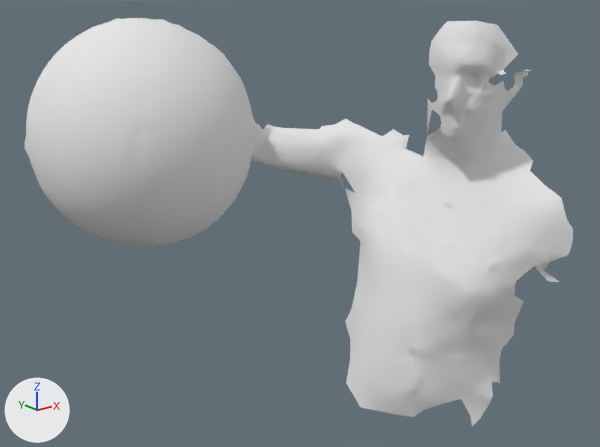
One commit to the OBJ model res/tangential2/LargeSphere_tangential_02.000032.obj: the scene before it, then after it.
One viewpoint serves both versions: a 50 mm camera at (-86.0, -655.0, 236.0) aimed at (756.0, 397.0, -185.0). The lights are fixed; the arrows at lower left show +X, +Y and +Z. Where no turn or scale is listed for an object, it has been applied to the vertices.

The first picture shows 'LargeSphere_tangential_02.000032'.
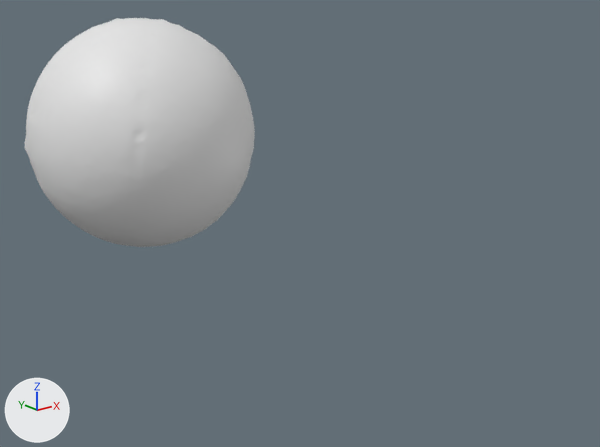
Boxes (x1, y1, x2, y2) around the edits, measured in the pictures (600 x 447 px):
```json
{"object": "LargeSphere_tangential_02.000032", "change": "reshaped", "before": [25, 18, 573, 426], "after": [25, 18, 255, 247], "on screen": "58% narrower, 44% shorter"}
{"part": 1, "of": "me_largesphere_tangential_02_000032", "change": "deleted", "before": [251, 21, 573, 426]}
```

Scene script edits in JSON lines:
```json
{"block": "me_largesphere_tangential_02_000032", "where": "me_largesphere_tangential_02_000032.from_pydata(...)  # 7079 vertices, 13942 faces; spans x 282.0..1154.0, y 114.0..720.0, z -594.0..170.0"}
{"block": "me_largesphere_tangential_02_000032", "where": "# used by ob_largesphere_tangential_02_000032; location = (0.0, 0.0, 0.0)"}
{"op": "remove", "block": "me_largesphere_tangential_02_000032", "code": "me_largesphere_tangential_02_000032.materials.append(mat_largesphere_tangential_02_000032)  # white #e7e7e7"}
{"block": "me_largesphere_tangential_02_000032", "change": "me_largesphere_tangential_02_000032 part 1: the loose piece of 2917 vertices spanning x 831.0..1154.0, y 114.0..720.0, z -594.0..147.0 is deleted"}
```
